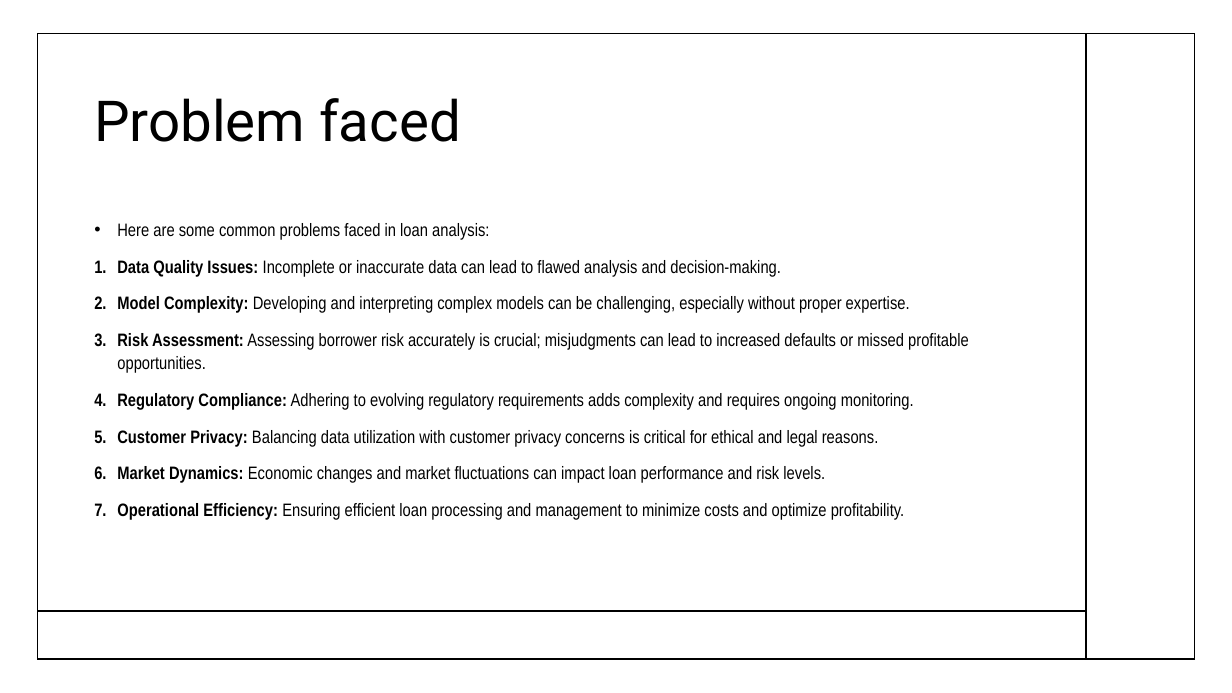
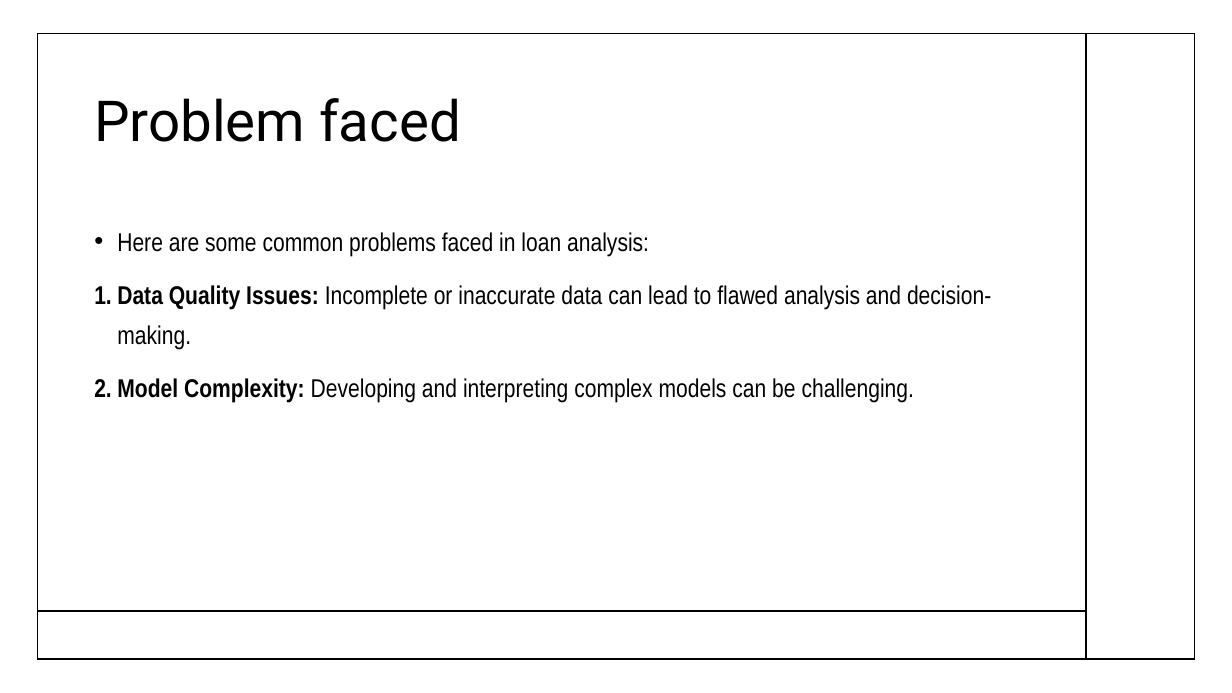
Before and after one commit to Mahmoud-Khorshed-DS-AI/Bank_Misr_project, a slide deck: slide 3 of Bank loans.pptx. Drawn at 1232x693 pixels with LibreOffice and Linux fonts; fonts in the diff are those of the drawing. Boxes give left, top, right and bottom in pixels: in the first picture for what was removed or moved away, otherwise in the second. Text is boxed around its words. In the diff, an @@ line names an element or a change of style, - is before the commit and + after.

```diff
--- a/Bank loans.pptx
+++ b/Bank loans.pptx
@@ text at (x1=117, y1=232, x2=991, y2=350): size 14 to 20 pt in "Here are some common problems faced in ...", "Data Quality Issues: Incomplete or inaccurate data ..."; line spacing 1.1 to 1.3 @@
@@ text at (x1=117, y1=378, x2=914, y2=403): text changed; size 14 to 20 pt @@
-2. Model Complexity: Developing and interpreting complex models can be challenging, especially without proper expertise.
-3. Risk Assessment: Assessing borrower risk accurately is crucial; misjudgments can lead to increased defaults or missed profitable opportunities.
-4. Regulatory Compliance: Adhering to evolving regulatory requirements adds complexity and requires ongoing monitoring.
-5. Customer Privacy: Balancing data utilization with customer privacy concerns is critical for ethical and legal reasons.
-6. Market Dynamics: Economic changes and market fluctuations can impact loan performance and risk levels.
-7. Operational Efficiency: Ensuring efficient loan processing and management to minimize costs and optimize profitability.
+2. Model Complexity: Developing and interpreting complex models can be challenging.
```
Also in this commit, not shown: 3 other slides changed, 2 slides added, 2 other files.
